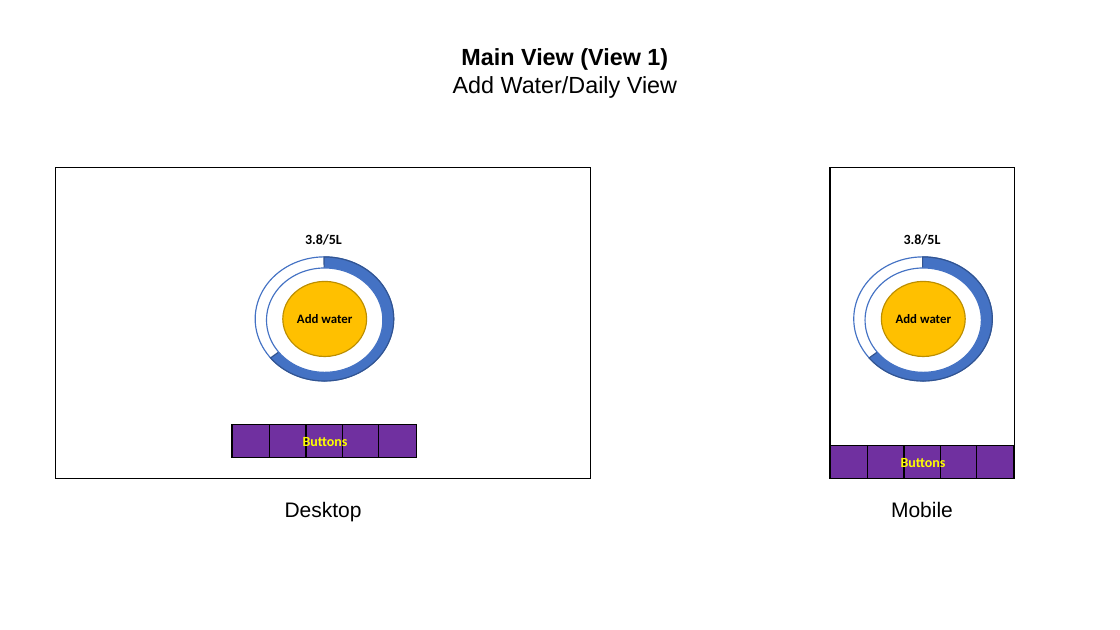
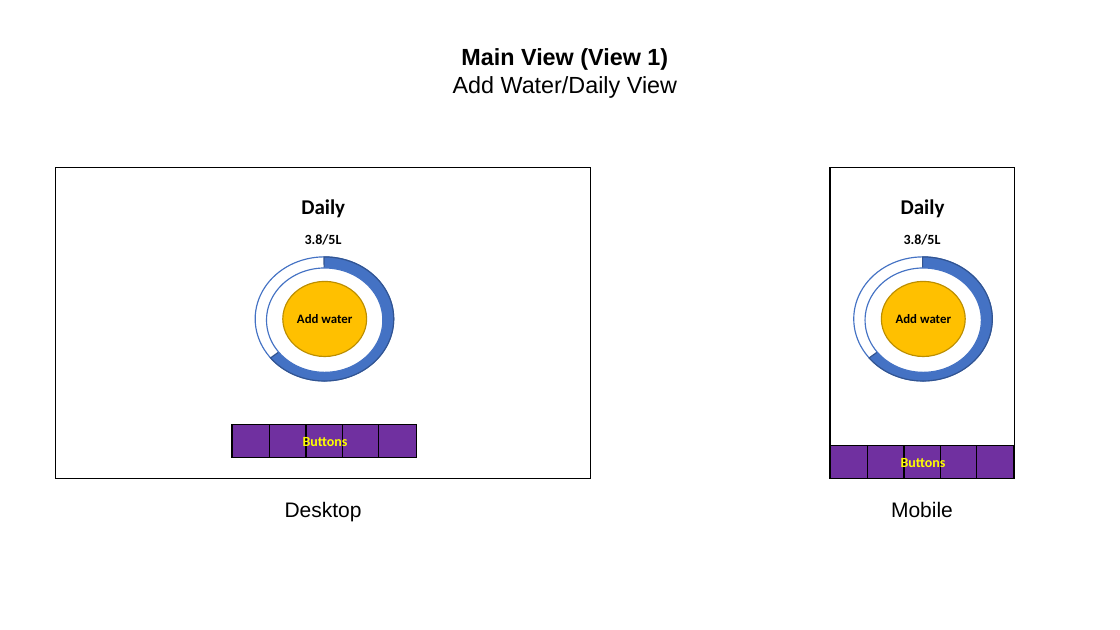
Before and after one commit to Hunter-Dinan/water-tracker, a slide deck: slide 1 of resources/GUI Layout.pptx. Drawn at 1120x630 pixels with LibreOffice and Linux fonts; fonts in the diff are those of the drawing. Boxes give left, top, right and bottom in pixels: in the first picture for what was removed or moved away, otherwise in the second. Text is boxed around its words. In the diff, an @@ line names an element or a change of style, - is before the commit and + after.

Commit message:
Update Add water view in GUI Layout PowerPoint

```diff
--- a/resources/GUI Layout.pptx
+++ b/resources/GUI Layout.pptx
@@ text added at box(301, 199, 345, 218), 18 pt, text #000000, bold @@
+Daily
@@ text added at box(901, 199, 945, 218), 18 pt, text #000000, bold @@
+Daily
```
